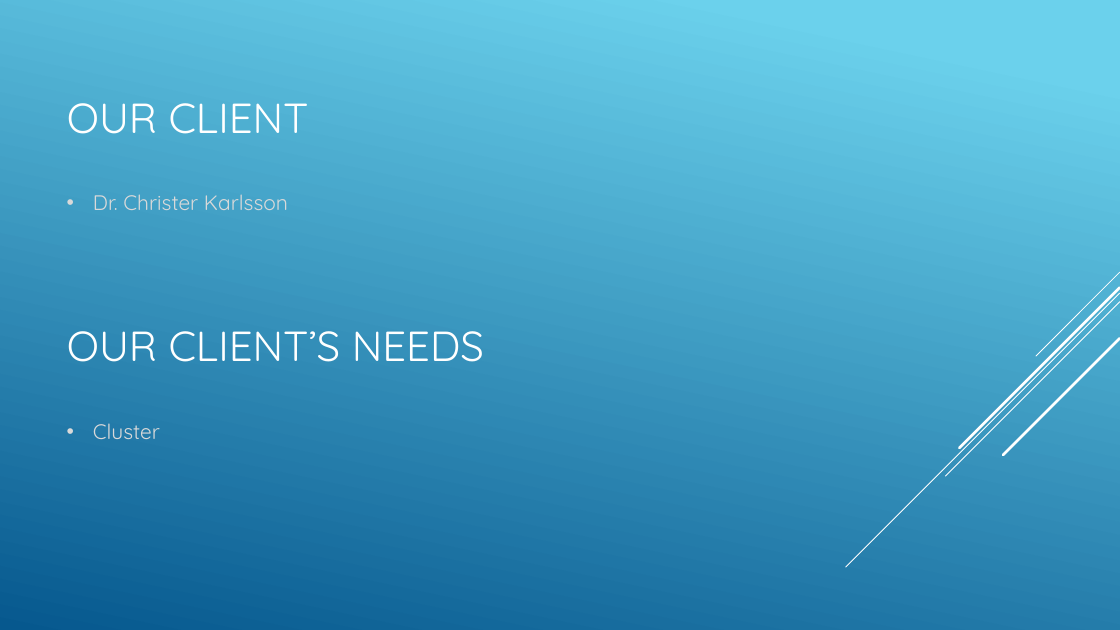
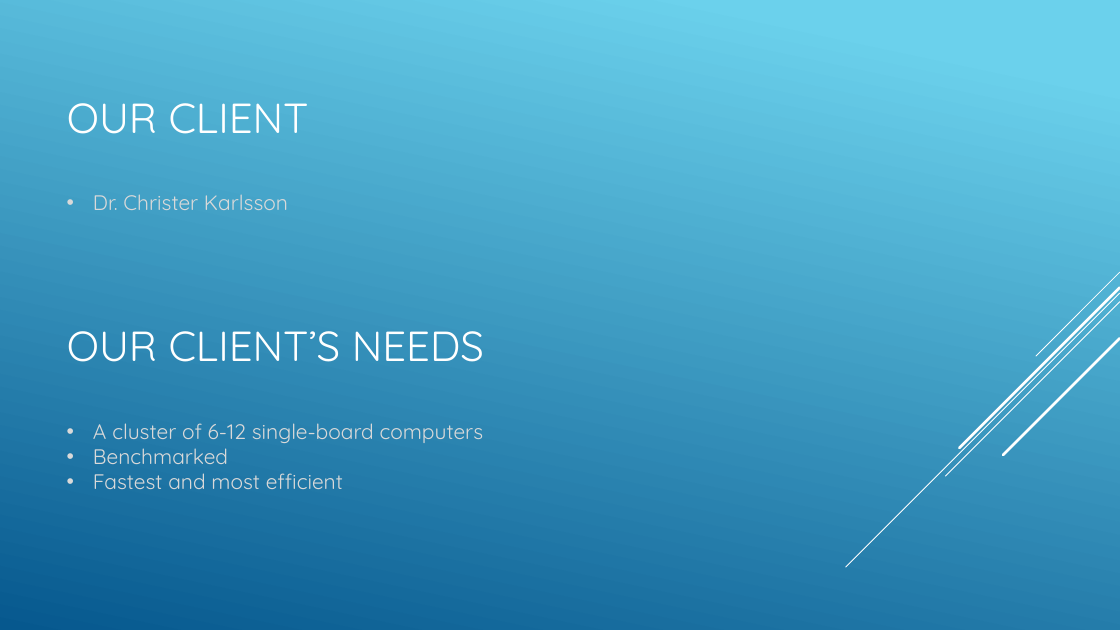
Before and after one commit to SDSMT-CSC464-F15/arm, a slide deck: slide 2 of Documents/ClientPresent2.pptx. Drawn at 1120x630 pixels with LibreOffice and Linux fonts; fonts in the diff are those of the drawing. Boxes give left, top, right and bottom in pixels: in the first picture for what was removed or moved away, otherwise in the second. Text is boxed around its words. In the diff, an @@ line names an element or a change of style, - is before the commit and + after.

```diff
--- a/Documents/ClientPresent2.pptx
+++ b/Documents/ClientPresent2.pptx
@@ text at <box>93,423,484,489</box>: text changed @@
-• Cluster
+• A cluster of 6-12 single-board computers
+• Benchmarked
+• Fastest and most efficient
```
Also in this commit, not shown: 5 other slides changed, 6 slides added, 3 slides removed.
